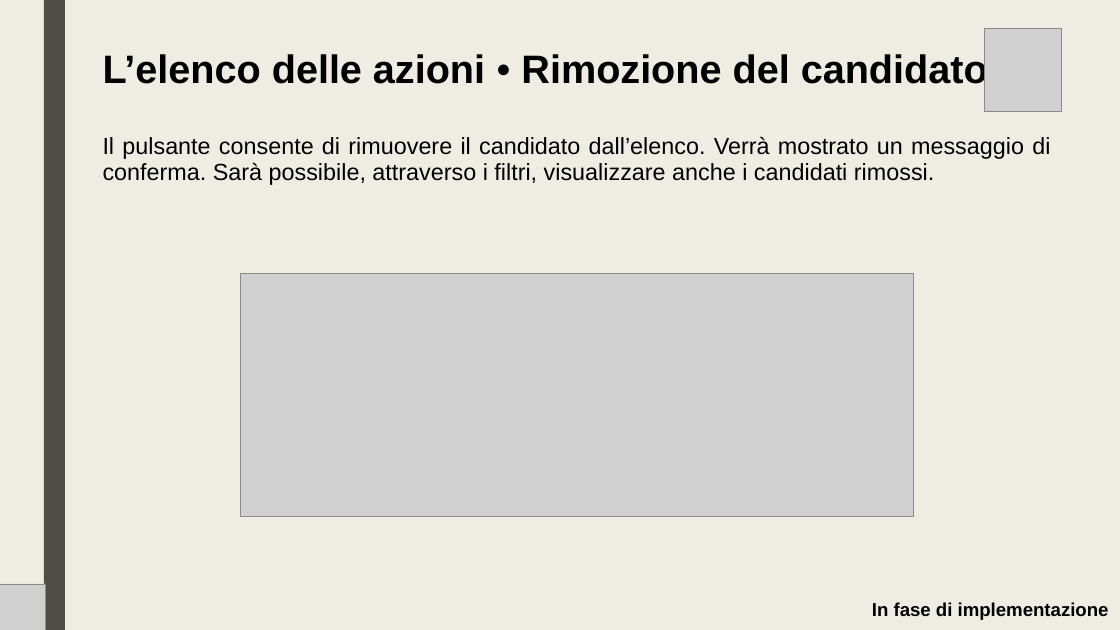
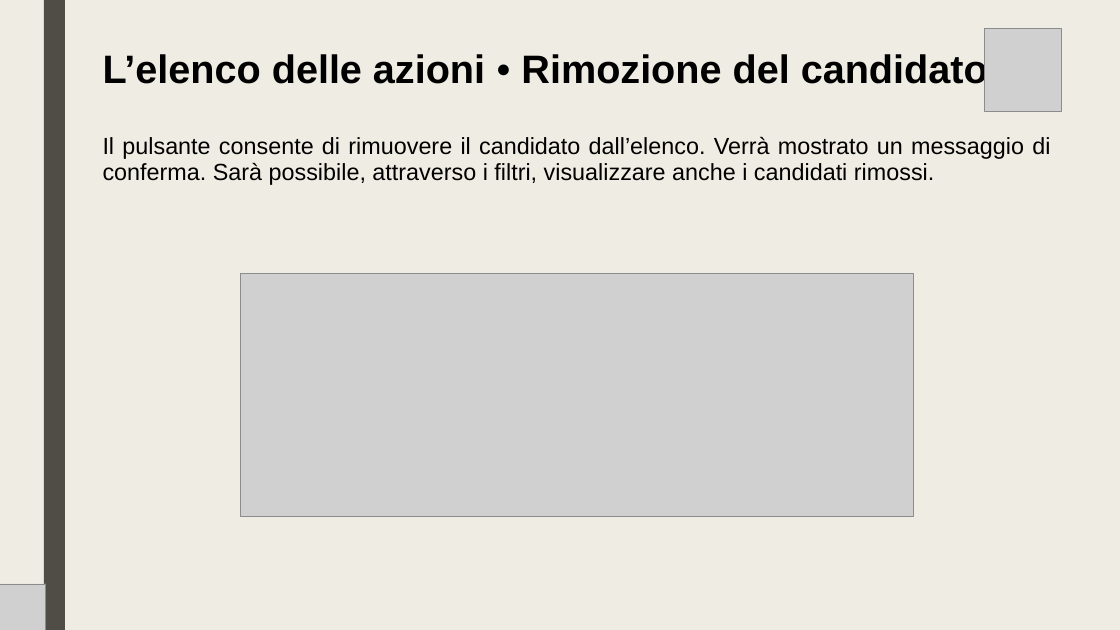
Before and after one commit to lt-scuolalavoro/suit, a slide deck: slide 10 of resources/IT - Suit Database.pptx. Drawn at 1120x630 pixels with LibreOffice and Linux fonts; fonts in the diff are those of the drawing; grey boxes stand for pictures. Boxes give left, top, right and bottom in pixels: in the first picture for what was removed or moved away, otherwise in the second. Text is boxed around its words. In the diff, an @@ line names an element or a change of style, - is before the commit and + after.

```diff
--- a/resources/IT - Suit Database.pptx
+++ b/resources/IT - Suit Database.pptx
@@ text removed at [872,602,1109,620] @@
-In fase di implementazione
```
Also in this commit, not shown: 8 other slides changed, 1 slide added, 3 other files.
